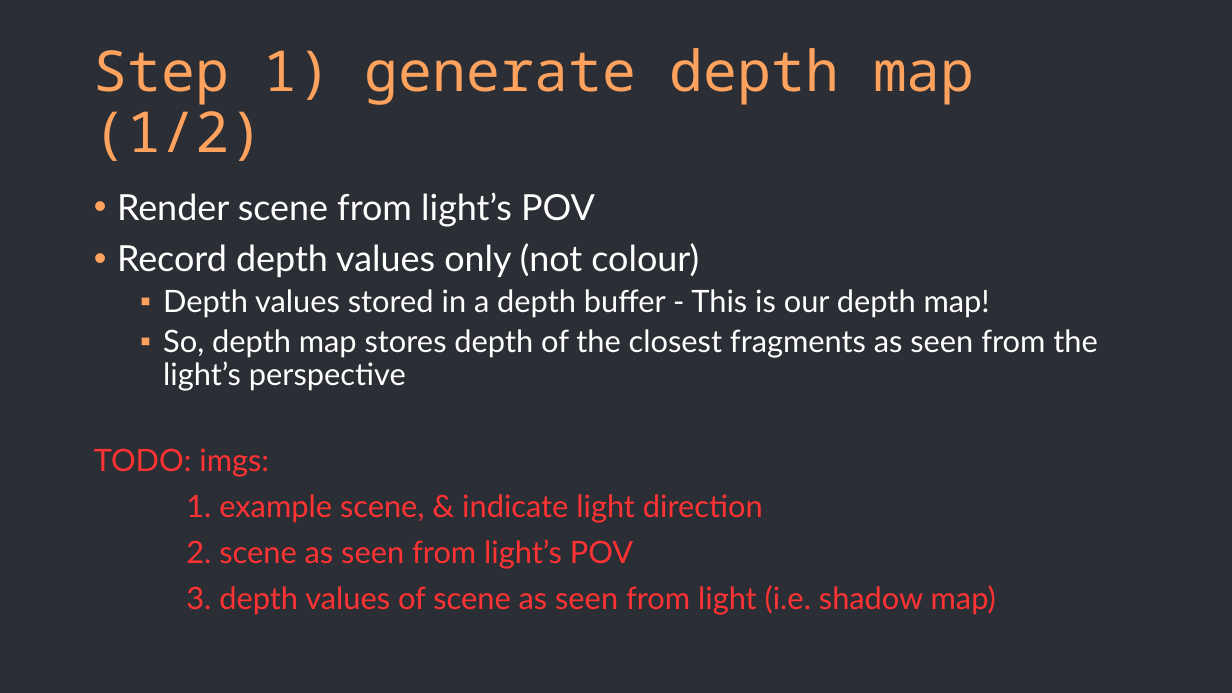
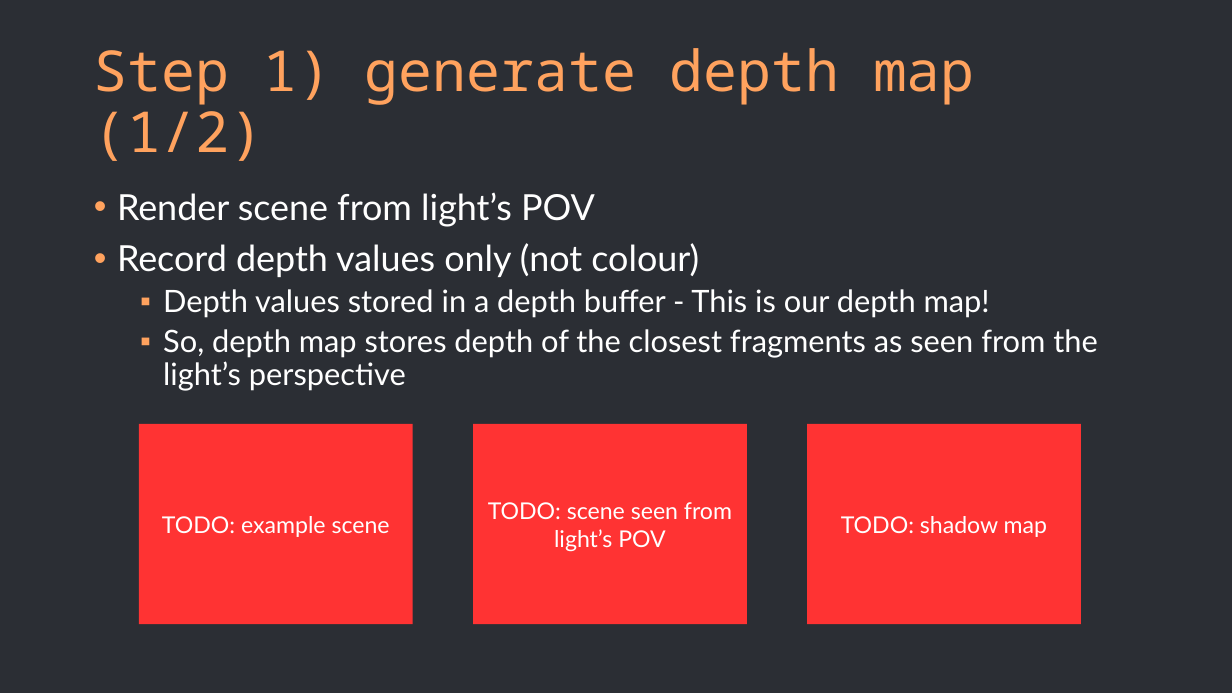
Before and after one commit to Alba-NR/ShadowMapping_TechTalk, a slide deck: slide 10 of slides/slides.pptx. Drawn at 1232x693 pixels with LibreOffice and Linux fonts; fonts in the diff are those of the drawing. Boxes give left, top, right and bottom in pixels: in the first picture for what was removed or moved away, otherwise in the second. Text is boxed around its words. In the diff, an @@ line names an element or a change of style, - is before the commit and + after.

Commit message:
Slides: finalised initial version of text (imgs left)
Finished the initial version of the text on all the slides. i.e. wrote all the slides, adding some demo imgs to replace the placeholder ones is all that's left :)

```diff
--- a/slides/slides.pptx
+++ b/slides/slides.pptx
@@ text at <box>94,448,996,615</box>: paragraphs removed @@
-TODO: imgs:
-1. example scene, & indicate light direction
-2. scene as seen from light’s POV
-3. depth values of scene as seen from light (i.e. shadow map)
@@ rectangle added at <box>139,424,412,625</box>, fill #FF3333, 18 pt, text #FFFFFF @@
+TODO: example scene
@@ rectangle added at <box>473,424,747,625</box>, fill #FF3333, 18 pt, text #FFFFFF @@
+TODO: scene seen from light’s POV
@@ rectangle added at <box>808,424,1081,625</box>, fill #FF3333, 18 pt, text #FFFFFF @@
+TODO: shadow map
```
Also in this commit, not shown: 2 other slides changed, 2 slides added.
